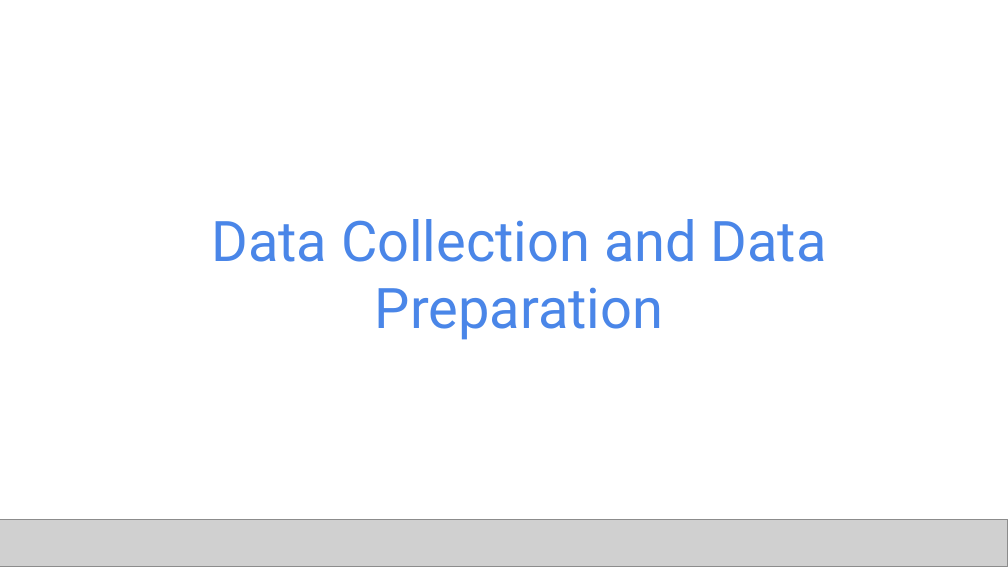
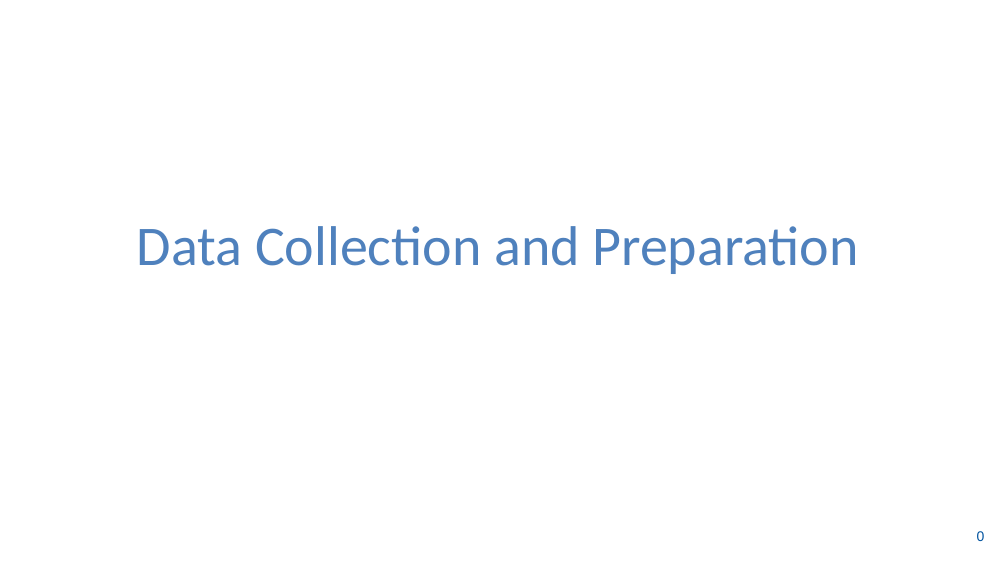
Before and after one commit to udel-cbcb/NIGMS-Sandbox-UD, a slide deck: slide 1 of Submodule_3/Lectures/Submodule_3_Lecture_1_Data_Collection_and_Preparation.pptx. Drawn at 1008x567 pixels with LibreOffice and Linux fonts; fonts in the diff are those of the drawing; grey boxes stand for pictures; background and template pictures are left out. Boxes give left, top, right and bottom in pixels: in the first picture for what was removed or moved away, otherwise in the second. Text is boxed around its words. In the diff, an @@ line names an element or a change of style, - is before the commit and + after.

```diff
--- a/Submodule_3/Lectures/Submodule_3_Lecture_1_Data_Collection_and_Preparation.pptx
+++ b/Submodule_3/Lectures/Submodule_3_Lecture_1_Data_Collection_and_Preparation.pptx
@@ title at [137,226,858,274]: text changed; font Roboto to Calibri; text colour #4A86E8 to #4F81BD @@
-Data Collection and Data Preparation
+Data Collection and Preparation
@@ picture removed at [0,519,1008,566] @@
@@ page number added at [977,531,985,541], 10 pt, text #00539F @@
+0
```
Also in this commit, not shown: 8 other slides changed, 8 slides added, 10 slides removed, 2 other files.
